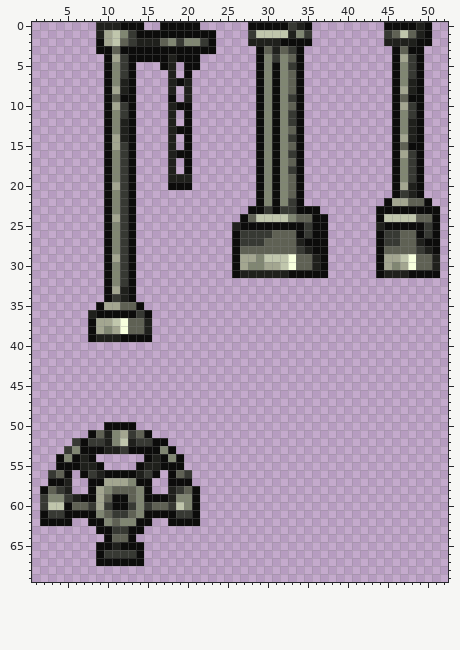
Two versions of one sprite sheet, content/Entities/Structures/Industry/PowerHammer/power_hammer.00.parts.png. Above is the file before it was changed.
The file is 64x96 pixels. Shown: x 1..52, y 0..69.
After:
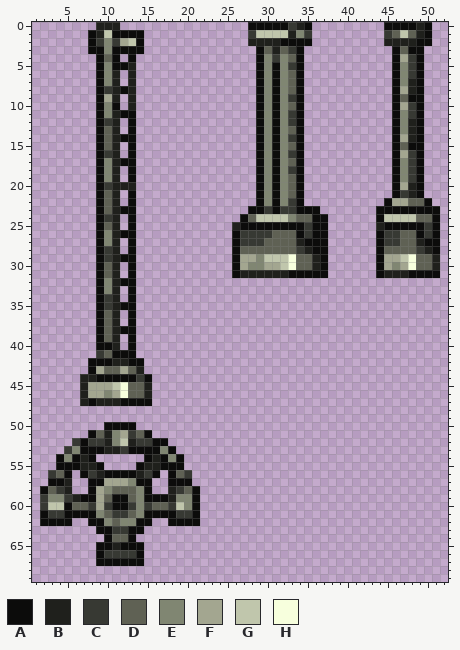
Palette (. is transparent): A #0c0c0b  B #1f201c  C #373933  D #5f6154  E #808672  F #a3a690  G #c0c6ac  H #f7ffdd
Difference:
{"y":0,"x":12,"old":"AAA","new":"..."}
{"y":0,"x":17,"old":"AAAAA","new":"....."}
{"y":1,"x":8,"old":".","new":"A"}
{"y":1,"x":10,"old":"FGEC","new":"GAAA"}
{"y":1,"x":15,"old":"AAAAAAAAA","new":"........."}
{"y":2,"x":8,"old":".AFGDCBBBDECEECA","new":"ACECFGA........."}
{"y":3,"x":8,"old":".","new":"A"}
{"y":3,"x":10,"old":"AD","new":"EA"}
{"y":3,"x":15,"old":"AAAAAAAAA","new":"........."}
{"y":4,"x":9,"old":".AFC","new":"ADA."}
{"y":4,"x":14,"old":"AAAABAAA","new":"........"}
{"y":5,"x":9,"old":".AECA","new":"AEAAB"}
{"y":5,"x":17,"old":"AB","new":".."}
{"y":5,"x":20,"old":"AA","new":".."}
{"y":6,"x":9,"old":".AECA","new":"AEB.B"}
{"y":6,"x":18,"old":"B","new":"."}
{"y":6,"x":20,"old":"A","new":"."}
{"y":7,"x":9,"old":".AEBA","new":"AEB.B"}
{"y":7,"x":18,"old":"BAB","new":"..."}
{"y":8,"x":9,"old":".AFBA","new":"ACBAB"}
{"y":8,"x":18,"old":"B","new":"."}
{"y":8,"x":20,"old":"B","new":"."}
{"y":9,"x":9,"old":".ADAA","new":"AFB.B"}
{"y":9,"x":18,"old":"A","new":"."}
{"y":9,"x":20,"old":"B","new":"."}
{"y":10,"x":9,"old":".AFCA","new":"AEA.B"}
{"y":10,"x":18,"old":"BAA","new":"..."}
{"y":11,"x":9,"old":".AEC","new":"AEBA"}
{"y":11,"x":18,"old":"B","new":"."}
{"y":11,"x":20,"old":"A","new":"."}
{"y":12,"x":9,"old":".AEB","new":"ACB."}
{"y":12,"x":18,"old":"B","new":"."}
{"y":12,"x":20,"old":"A","new":"."}
{"y":13,"x":9,"old":".AEB","new":"ADB."}
{"y":13,"x":18,"old":"BAA","new":"..."}
{"y":14,"x":9,"old":".AFB","new":"ADBA"}
{"y":14,"x":18,"old":"B","new":"."}
{"y":14,"x":20,"old":"A","new":"."}
{"y":15,"x":9,"old":".AFC","new":"ADB."}
{"y":15,"x":18,"old":"B","new":"."}
{"y":15,"x":20,"old":"A","new":"."}
{"y":16,"x":9,"old":".AEC","new":"ACB."}
{"y":16,"x":18,"old":"BAA","new":"..."}
{"y":17,"x":9,"old":".AEC","new":"AEBA"}
{"y":17,"x":18,"old":"B","new":"."}
{"y":17,"x":20,"old":"A","new":"."}
{"y":18,"x":9,"old":".AEC","new":"AEB."}
{"y":18,"x":18,"old":"B","new":"."}
{"y":18,"x":20,"old":"A","new":"."}
{"y":19,"x":9,"old":".AEC","new":"AEB."}
{"y":19,"x":18,"old":"BBB","new":"..."}
{"y":20,"x":9,"old":".AFCA","new":"ACBBB"}
{"y":20,"x":18,"old":"AAA","new":"..."}
{"y":21,"x":9,"old":".AEC","new":"ADB."}
{"y":22,"x":9,"old":".AEC","new":"ADB."}
{"y":23,"x":9,"old":".AEC","new":"ADBA"}
{"y":24,"x":9,"old":".AFC","new":"ACB."}
{"y":25,"x":9,"old":".AEC","new":"ADB."}
{"y":26,"x":9,"old":".AEC","new":"AEBA"}
{"y":27,"x":9,"old":".AEC","new":"AEB."}
{"y":28,"x":9,"old":".AEC","new":"ACB."}
{"y":29,"x":9,"old":".AFC","new":"ACBA"}
{"y":30,"x":9,"old":".AEC","new":"ADB."}
{"y":31,"x":9,"old":".AEC","new":"ADB."}
{"y":32,"x":9,"old":".AEC","new":"AEBA"}
{"y":33,"x":9,"old":".AFB","new":"AEB."}
{"y":34,"x":9,"old":".ACB","new":"ACB."}
{"y":35,"x":10,"old":"FFDDA","new":"CBAA."}
{"y":36,"x":8,"old":"B","new":"."}
{"y":36,"x":10,"old":"AAA","new":"DB."}
{"y":36,"x":14,"old":"CA","new":".."}
{"y":37,"x":8,"old":"AFFGHDDB","new":".ADB.A.."}
{"y":38,"x":8,"old":"AFEFHDDB","new":".ADBAA.."}
{"y":39,"x":8,"old":"ABB","new":".AD"}
{"y":39,"x":12,"old":"A","new":"."}
{"y":39,"x":14,"old":"AA","new":".."}
{"y":40,"x":9,"old":"...","new":"AAB"}
{"y":40,"x":13,"old":".","new":"A"}
{"y":41,"x":9,"old":".....","new":"CDAAA"}
{"y":42,"x":8,"old":".......","new":"AAABBAA"}
{"y":43,"x":8,"old":".......","new":"AFDDFDB"}
{"y":44,"x":7,"old":".........","new":"BBAAAAACA"}
{"y":45,"x":7,"old":".........","new":"BFFFGHDDB"}
{"y":46,"x":7,"old":".........","new":"BFFEFHDDB"}
{"y":47,"x":7,"old":".........","new":"BABBBAAAA"}
{"label":"changed","picture_box":[80,22,216,406]}
